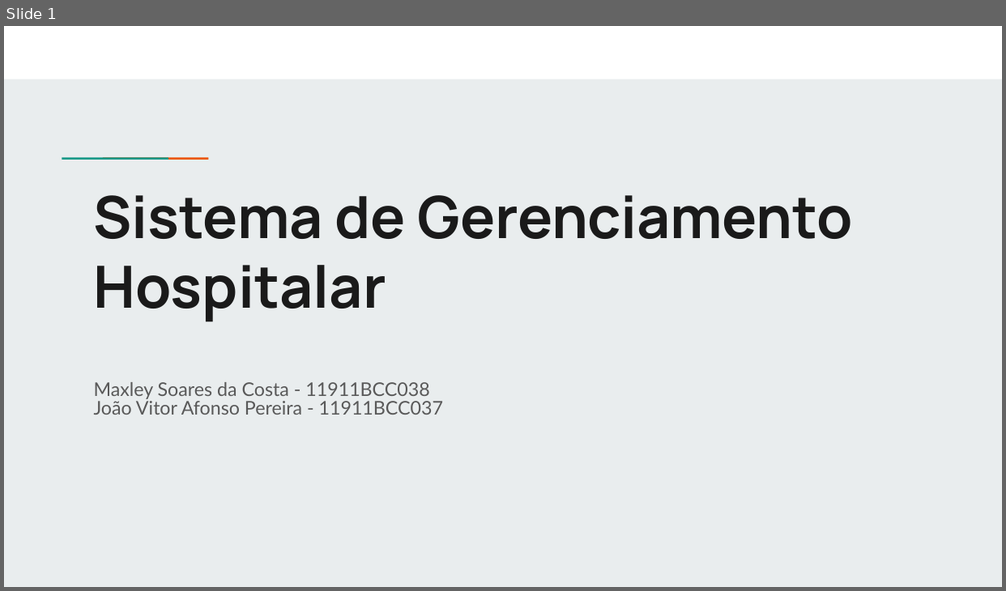
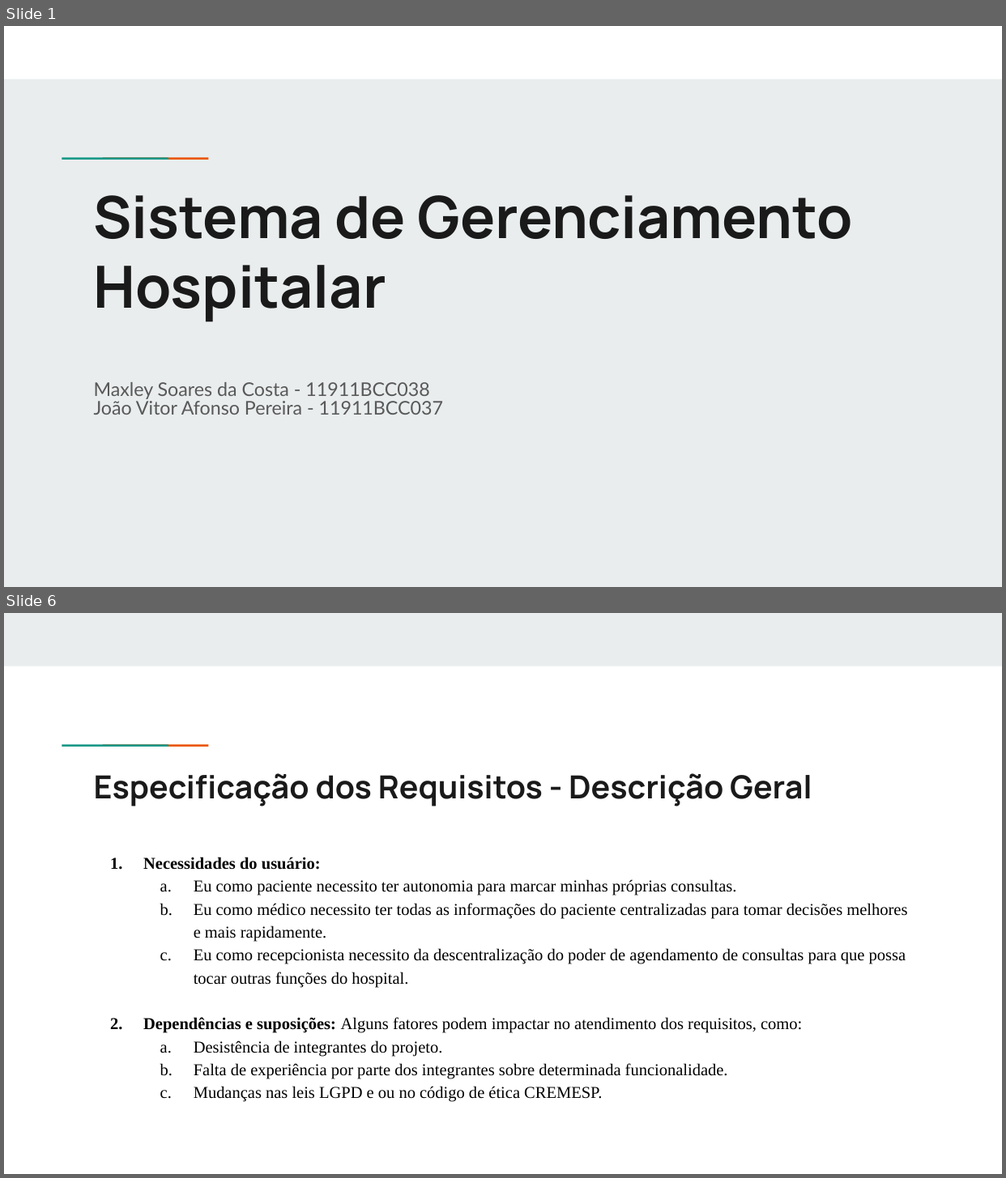
Before and after one commit to MaxCosta0/modelagem-de-software, a slide deck: Apresentacao SGH.pptx. Shown one above the other, each under a label of ours: slide 1 before the commit, slides 1 and 6 after it; the slides between them are not shown. The pictures are 1006x591 and 1006x1178 pixels, drawn with LibreOffice and Linux fonts; fonts in the diff are those of the drawing. Boxes give left, top, right and bottom in pixels: in the first picture for what was removed or moved away, otherwise in the second. Text is boxed around its words. In the diff, an @@ line names an element or a change of style, - is before the commit and + after.

Commit message:
Alterações para segunda apresentação

```diff
--- a/Apresentacao SGH.pptx
+++ b/Apresentacao SGH.pptx
@@ slide 6 added at box(4, 613, 1002, 1174), background #FFFFFF; not listed: 2 template elements that a slide beside it also shows @@
@@ rectangle added at box(4, 613, 1002, 666), fill #E9EDEE @@
@@ title added at box(94, 773, 812, 807), 23 pt, text #1A1A1A, bold @@
+Especificação dos Requisitos - Descrição Geral
@@ text added at box(143, 857, 907, 1102), 12 pt, text #000000 @@
+1. Necessidades do usuário:
+  a. Eu como paciente necessito ter autonomia para marcar minhas próprias consultas.
+  b. Eu como médico necessito ter todas as informações do paciente centralizadas para tomar decisões melhores e mais rapidamente.
+  c. Eu como recepcionista necessito da descentralização do poder de agendamento de consultas para que possa tocar outras funções do hospital.
+2. Dependências e suposições: Alguns fatores podem impactar no atendimento dos requisitos, como:
+  a. Desistência de integrantes do projeto.
+  b. Falta de experiência por parte dos integrantes sobre determinada funcionalidade.
+  c. Mudanças nas leis LGPD e ou no código de ética CREMESP.
```
Also in this commit, not shown: 3 slides changed, 1 other slide added, 3 slides removed, 2 other files.
